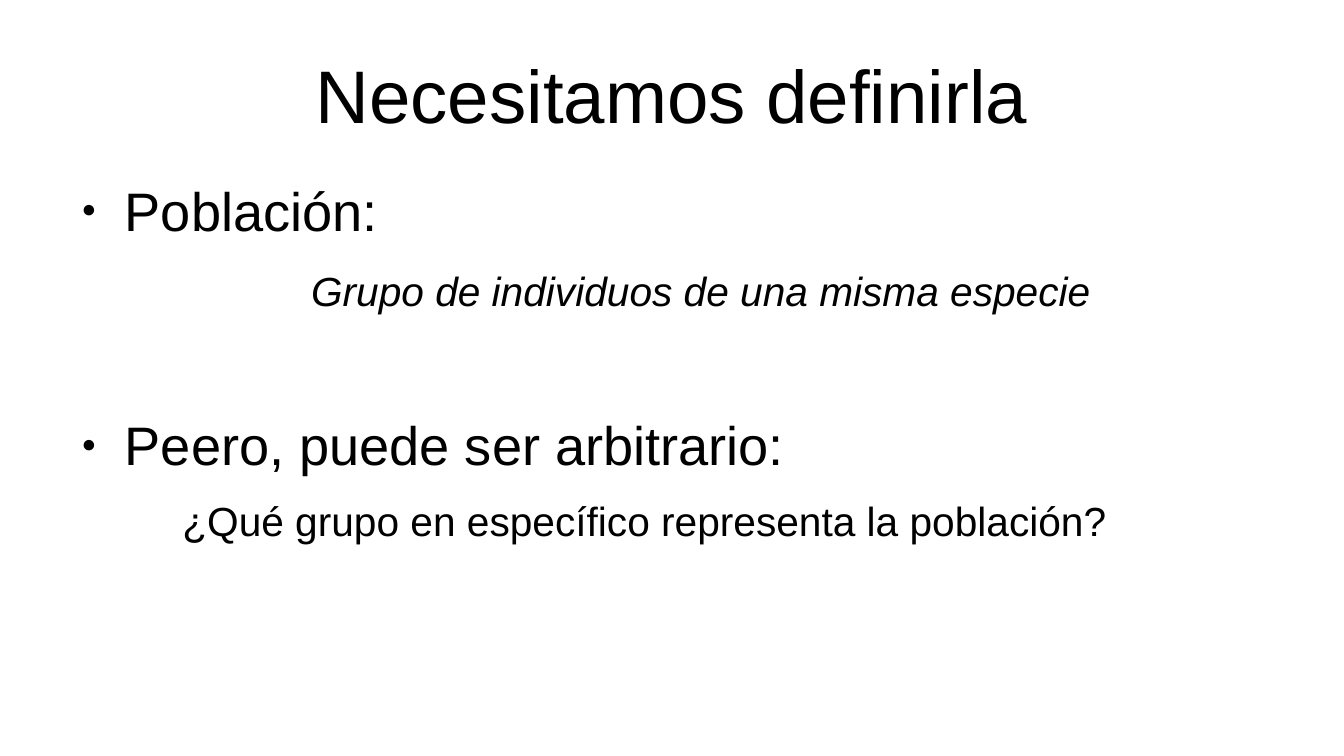
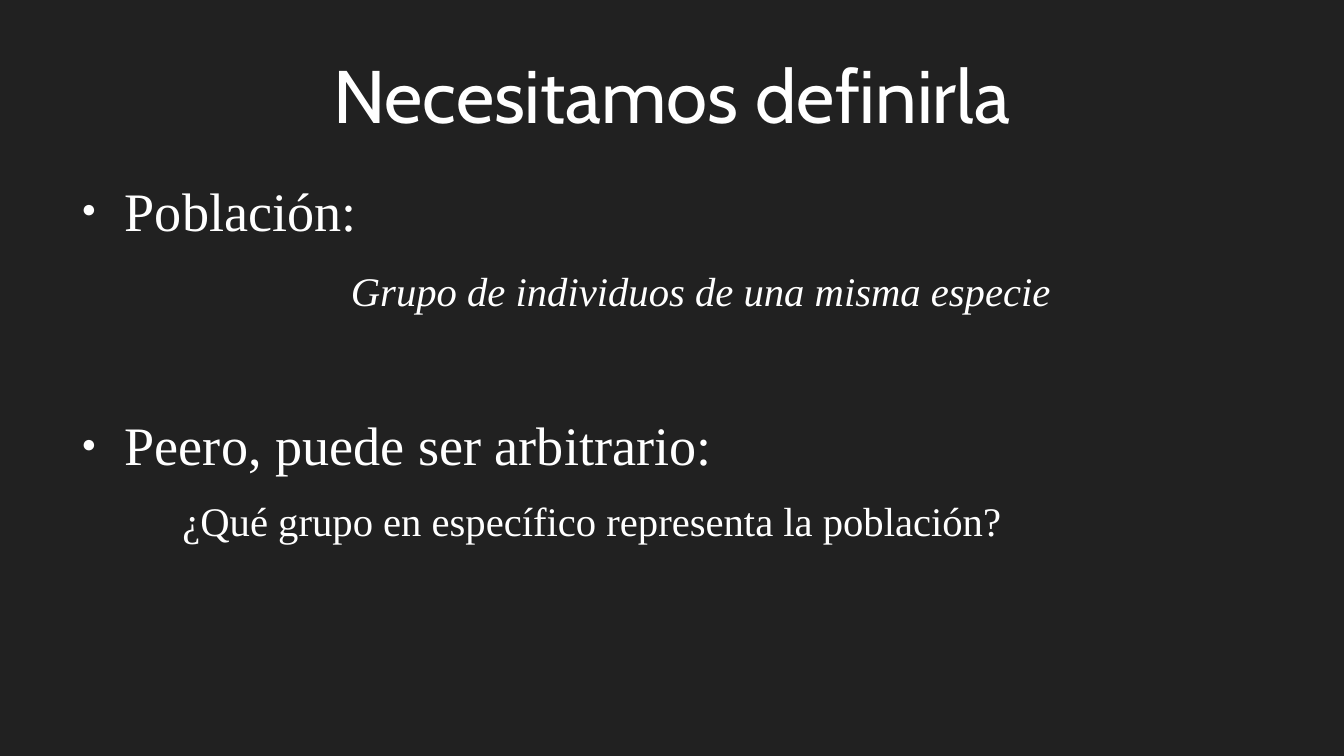
Before and after one commit to gerardommc/Ecologia-poblaciones, a slide deck: slide 6 of Unidad-1/Poblacion.odp (slide 5 before the commit). Drawn at 1344x756 pixels with LibreOffice and Linux fonts; fonts in the diff are those of the drawing. Boxes give left, top, right and bottom in pixels: in the first picture for what was removed or moved away, otherwise in the second. Text is boxed around its words. In the diff, an @@ line names an element or a change of style, - is before the commit and + after.

```diff
--- a/Unidad-1/Poblacion.odp
+++ b/Unidad-1/Poblacion.odp
@@ background #FFFFFF to #212121 @@
@@ title "Necesitamos definirla" at (333,67,1011,124): font Arial to Cabin, text colour #000000 to #FFFFFF @@
@@ text "Población:" at (125,193,1050,544): font Arial to Times New Roman, text colour #000000 to #FFFFFF; bullet colour #000000 to #FFFFFF @@
```
Also in this commit, not shown: 14 other slides changed, 4 slides added, 1 other file.
